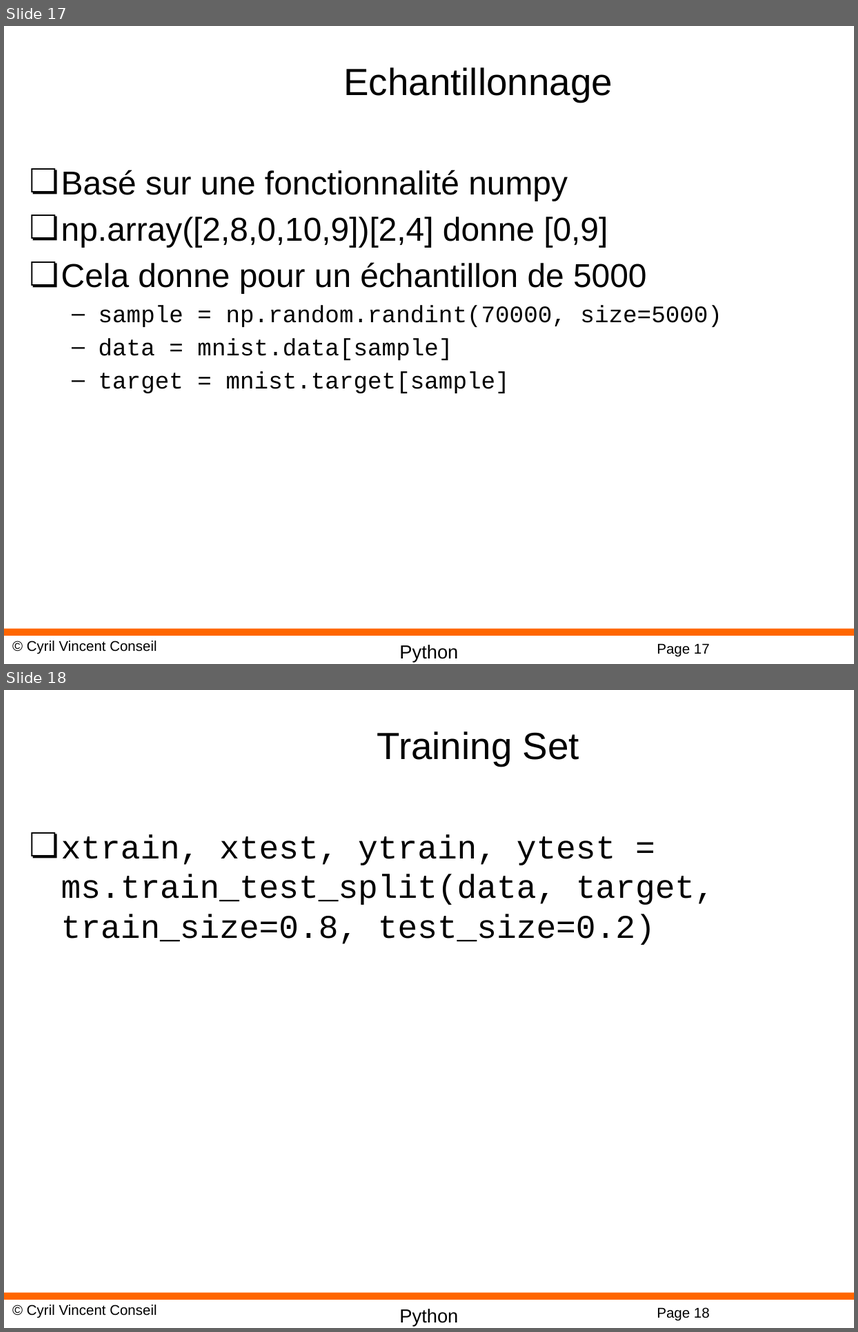
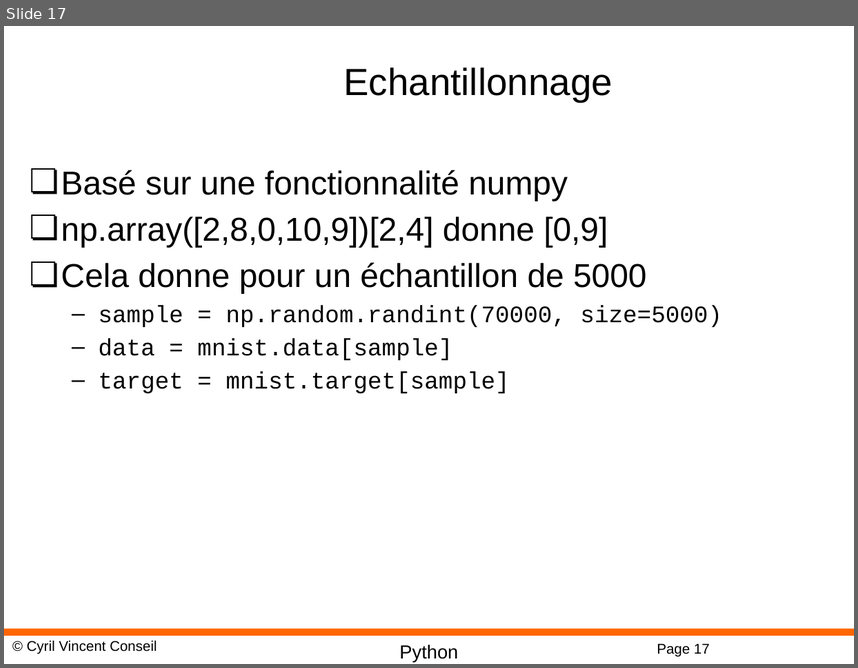
Before and after one commit to cyrilvincent/datascience, a slide deck: ppt/MachineLearning13-ScikitLearn.pptx. Shown one above the other, each under a label of ours: slides 17 and 18 before the commit, slide 17 after it. The pictures are 858x1332 and 858x668 pixels, drawn with LibreOffice and Linux fonts; fonts in the diff are those of the drawing; background and template pictures are left out. Boxes give left, top, right and bottom in pixels: in the first picture for what was removed or moved away, otherwise in the second. Text is boxed around its words. In the diff, an @@ line names an element or a change of style, - is before the commit and + after.

```diff
--- a/ppt/MachineLearning13-ScikitLearn.pptx
+++ b/ppt/MachineLearning13-ScikitLearn.pptx
@@ slide 18 removed at (4, 690, 854, 1328), background #FFFFFF; not listed: 4 template elements that a slide beside it also shows @@
@@ title removed at (377, 731, 579, 766) @@
-Training Set
@@ text removed at (61, 835, 715, 945) @@
-❏ xtrain, xtest, ytrain, ytest = ms.train_test_split(data, target, train_size=0.8, test_size=0.2)
```
Also in this commit, not shown: 1 other slide removed, 1 other file.
